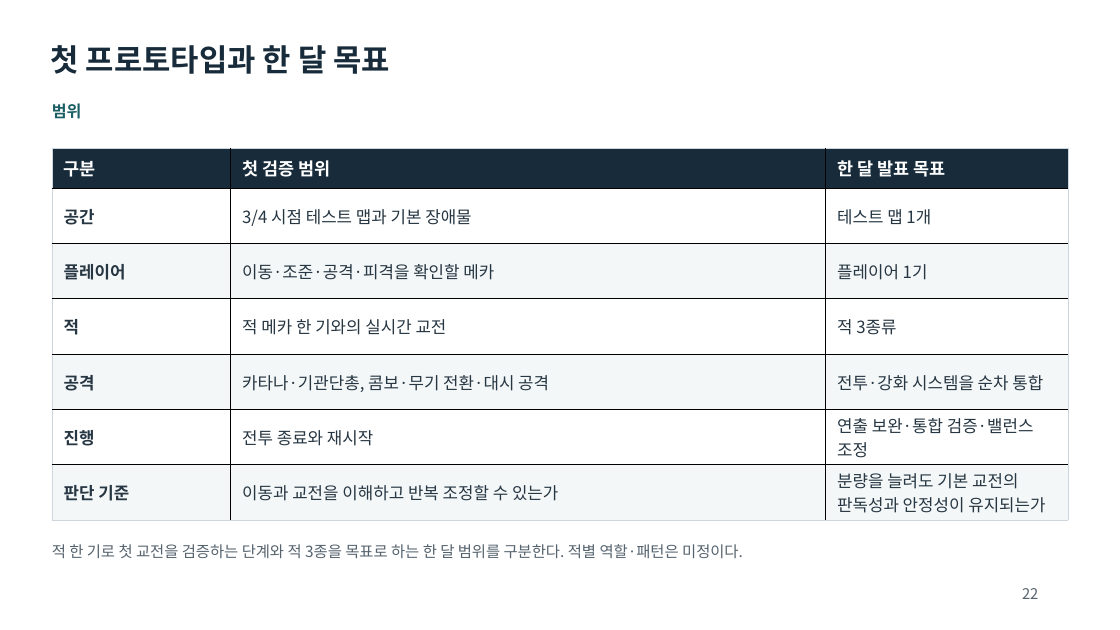
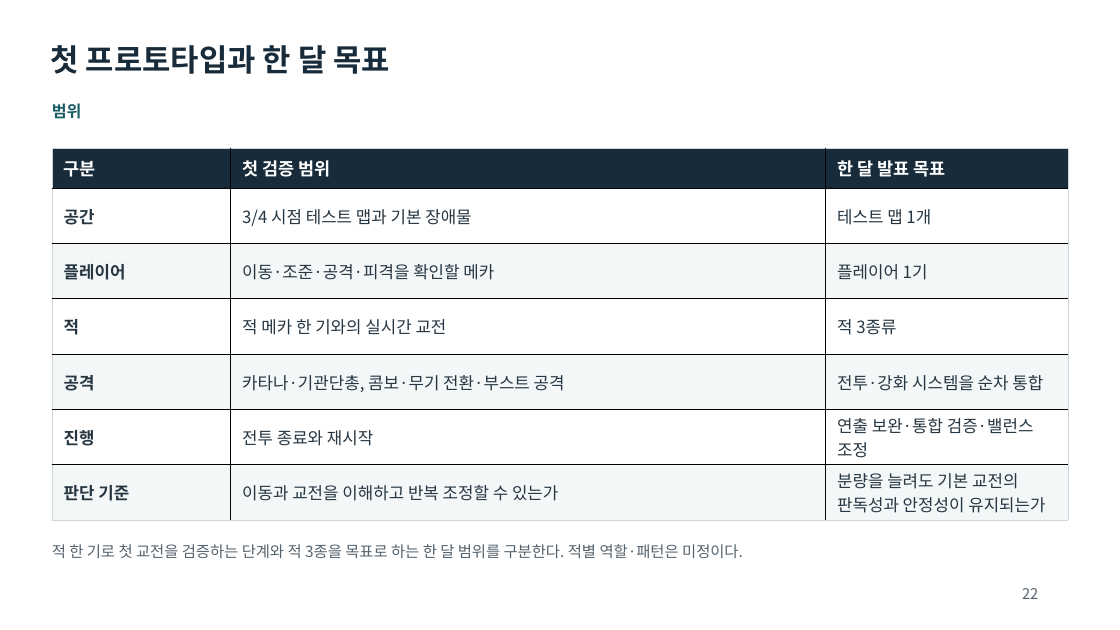
Before and after one commit to rachimel/FerrialDrive, a slide deck: slide 22 of docs/presentation/기획서.pptx. Drawn at 1120x630 pixels with LibreOffice and Linux fonts; fonts in the diff are those of the drawing. Boxes give left, top, right and bottom in pixels: in the first picture for what was removed or moved away, otherwise in the second. Text is boxed around its words. In the diff, an @@ line names an element or a change of style, - is before the commit and + after.

```diff
--- a/docs/presentation/기획서.pptx
+++ b/docs/presentation/기획서.pptx
@@ table at [52,148,1068,520] @@
-row 5, column 2: 카타나·기관단총, 콤보·무기 전환·대시 공격
+row 5, column 2: 카타나·기관단총, 콤보·무기 전환·부스트 공격
```
Also in this commit, not shown: 4 other slides changed, 41 other files.
